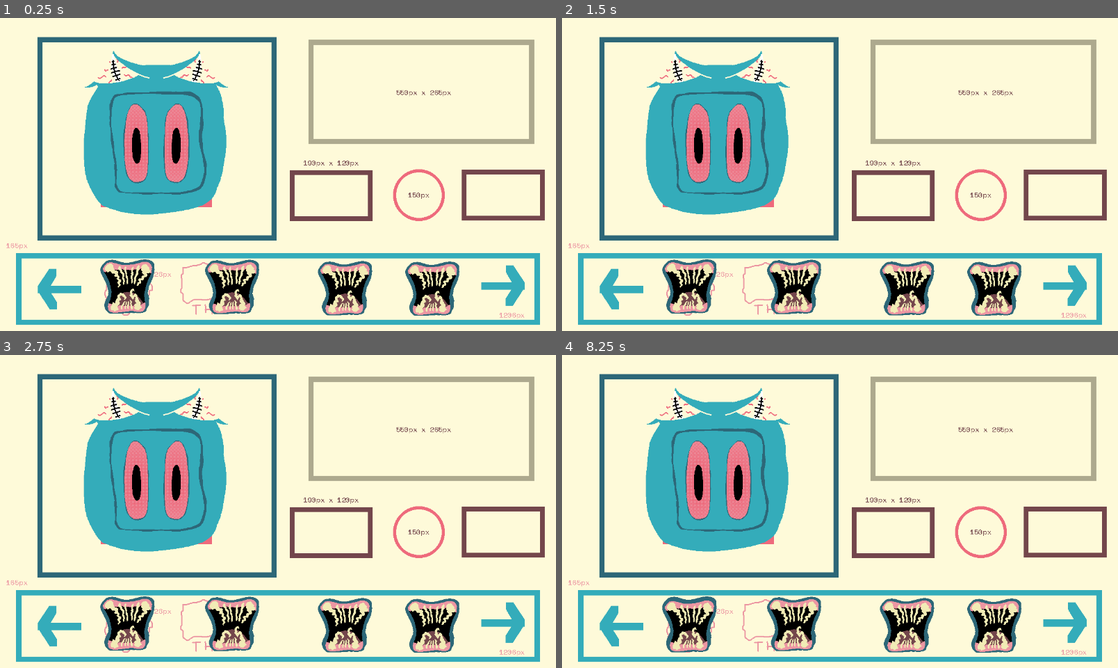
Above: before the commit, frames 1-4 (two rows, left to right).
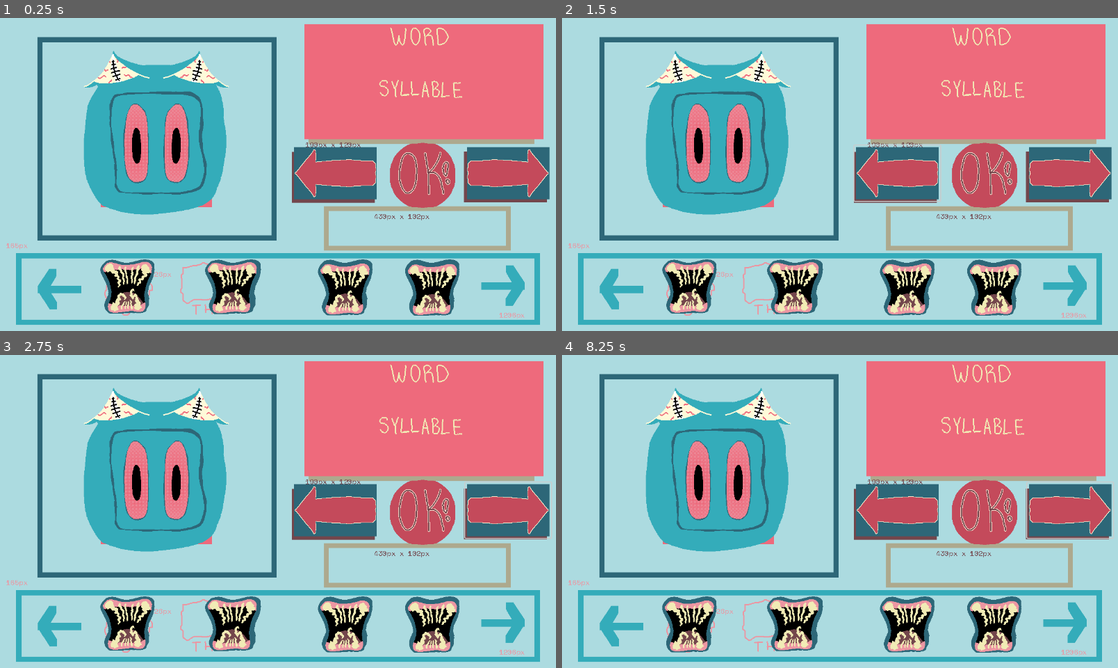
Above: after the commit, the same moments.

Repository: sym-z/speech-and-spell
Game: Godot game, scene res://scenes/load_scene.tscn
The game is run twice, just before and just after one commit, with the same random seed, the same clock (stepped at 60 frames per second) and the same inputs.
Inputs (mouse positions are in pixels of both pictures, inside the frame that each line leads up to):
- Up to frame 1 (0.25 s): no input
- Up to frame 2 (1.5 s): click (984, 174) at 0.52 s; click (895, 174) at 1.27 s
- Up to frame 3 (2.75 s): click (505, 511) at 2.02 s
- Up to frame 4 (8.25 s): click (984, 511) at 2.77 s; click (895, 511) at 3.52 s; click (1067, 511) at 4.27 s; click (984, 511) at 5.02 s; click (895, 511) at 5.77 s; click (1067, 511) at 6.52 s; tap Enter at 7.25 s; move the mouse to (717, 473) at 7.27 s; click (717, 473) at 7.42 s; tap Space at 8 s; move the mouse to (689, 624) at 8.02 s; click (689, 624) at 8.17 s

The runs differ from the first frame. In frame 1, 76% of the frame differs, in the area x 0-100%, y 0-100%; in frame 2, 76%; in frame 3, 76%; in frame 4, 76%.

Commit message:
Snappy mouth plugging. Assets and okay button.

Diff:
--- a/game-code/speech-and-spell/scenes/build_scene.tscn
+++ b/game-code/speech-and-spell/scenes/build_scene.tscn
@@ -1,11 +1,15 @@
-[gd_scene load_steps=9 format=3 uid="uid://o8dp7j6fxjhp"]
+[gd_scene load_steps=17 format=3 uid="uid://o8dp7j6fxjhp"]
 
 [ext_resource type="Script" path="res://scripts/build_scene.gd" id="1_2b11n"]
 [ext_resource type="Texture2D" uid="uid://cclt0up3nbif2" path="res://sprites/speech-assembly-sketch.png" id="2_efu6d"]
 [ext_resource type="Texture2D" uid="uid://c3ua88sal7kvc" path="res://sprites/creature_viewport.png" id="3_yyw1m"]
 [ext_resource type="Texture2D" uid="uid://dgxdu6mmp4afx" path="res://sprites/empty-mouth.png" id="4_a5ed8"]
 [ext_resource type="PackedScene" uid="uid://d2qyyctn7xjl8" path="res://scenes/mouth.tscn" id="5_nb0vn"]
+[ext_resource type="Texture2D" uid="uid://ck0t3eosen2jn" path="res://sprites/a-e-i-LARGE.png" id="5_qmwkh"]
 [ext_resource type="PackedScene" uid="uid://uiyx6artcjr5" path="res://scenes/inventory_icon.tscn" id="5_w4rbx"]
+[ext_resource type="Texture2D" uid="uid://bxlnlqbn766dv" path="res://sprites/ok-button.png" id="8_1r0h1"]
+[ext_resource type="Texture2D" uid="uid://do5qrquopwv7e" path="res://sprites/arrow-button.png" id="9_bpilg"]
+[ext_resource type="Texture2D" uid="uid://dj40tsvsya2mn" path="res://sprites/word-display.png" id="10_t477v"]
 
 [sub_resource type="SpriteFrames" id="SpriteFrames_8tvbn"]
 animations = [{
@@ -18,11 +22,39 @@
 "speed": 5.0
 }]
 
+[sub_resource type="SpriteFrames" id="SpriteFrames_dssmm"]
+animations = [{
+"frames": [{
+"duration": 1.0,
+"texture": ExtResource("4_a5ed8")
+}],
+"loop": true,
+"name": &"default",
+"speed": 5.0
+}, {
+"frames": [{
+"duration": 1.0,
+"texture": ExtResource("5_qmwkh")
+}],
+"loop": true,
+"name": &"syllables",
+"speed": 5.0
+}]
+
 [sub_resource type="RectangleShape2D" id="RectangleShape2D_do33c"]
 size = Vector2(600, 490)
 
-[node name="Build Scene" type="Node2D"]
+[sub_resource type="StyleBoxEmpty" id="StyleBoxEmpty_8cvbu"]
+
+[sub_resource type="StyleBoxEmpty" id="StyleBoxEmpty_6kouv"]
+
+[sub_resource type="AnimatedTexture" id="AnimatedTexture_e0lv0"]
+pause = true
+frame_0/texture = ExtResource("8_1r0h1")
+
+[node name="Build Scene" type="Node2D" node_paths=PackedStringArray("viewportMouth")]
 script = ExtResource("1_2b11n")
+viewportMouth = NodePath("Creature Viewport/Mouth Align/Viewport Mouth")
 
 [node name="Reference Image" type="Sprite2D" parent="."]
 texture = ExtResource("2_efu6d")
@@ -36,43 +68,116 @@
 [node name="Mouth Align" type="Marker2D" parent="Creature Viewport"]
 position = Vector2(172, 112)
 
-[node name="Empty Mouth" type="Sprite2D" parent="Creature Viewport/Mouth Align"]
-texture = ExtResource("4_a5ed8")
+[node name="Viewport Mouth" type="AnimatedSprite2D" parent="Creature Viewport/Mouth Align"]
+sprite_frames = SubResource("SpriteFrames_dssmm")
 offset = Vector2(128, 128)
 
 [node name="Area2D" type="Area2D" parent="Creature Viewport"]
 
 [node name="CollisionShape2D" type="CollisionShape2D" parent="Creature Viewport/Area2D"]
+visible = false
 position = Vector2(300, 235)
 shape = SubResource("RectangleShape2D_do33c")
 
-[node name="Inventory Icons" type="Node2D" parent="."]
+[node name="Word Select" type="Control" parent="."]
+layout_mode = 3
+anchors_preset = 0
+offset_right = 40.0
+offset_bottom = 40.0
 
-[node name="Inventory Icon" parent="Inventory Icons" instance=ExtResource("5_w4rbx")]
+[node name="Buttons" type="Control" parent="Word Select"]
+anchors_preset = 0
+offset_left = 8.0
+offset_top = -13.0
+offset_right = 48.0
+offset_bottom = 27.0
+
+[node name="Okay Button" type="Button" parent="Word Select/Buttons"]
+layout_mode = 0
+offset_left = 886.0
+offset_top = 296.0
+offset_right = 1044.0
+offset_bottom = 454.0
+theme_override_constants/outline_size = 0
+theme_override_styles/focus = SubResource("StyleBoxEmpty_8cvbu")
+theme_override_styles/pressed = SubResource("StyleBoxEmpty_6kouv")
+icon = SubResource("AnimatedTexture_e0lv0")
+flat = true
+
+[node name="Arrows" type="Control" parent="Word Select/Buttons"]
+anchors_preset = 0
+offset_right = 40.0
+offset_bottom = 40.0
+
+[node name="Left Word Arrow" type="Button" parent="Word Select/Buttons/Arrows"]
+layout_mode = 0
+offset_left = 665.0
+offset_top = 306.0
+offset_right = 863.0
+offset_bottom = 434.0
+icon = ExtResource("9_bpilg")
+flat = true
+
+[node name="Right Word Arrow" type="Button" parent="Word Select/Buttons/Arrows"]
+layout_mode = 0
+offset_left = 1261.0
+offset_top = 434.0
+offset_right = 1459.0
+offset_bottom = 562.0
+scale = Vector2(-1, -1)
+icon = ExtResource("9_bpilg")
+flat = true
+
+[node name="Word Window Reference" type="Sprite2D" parent="."]
+position = Vector2(976, 147)
+texture = ExtResource("10_t477v")
+
+[node name="Inventory" type="Node2D" parent="."]
+
+[node name="Locations" type="Node2D" parent="Inventory"]
+
+[node name="Icon Location 1" type="Marker2D" parent="Inventory/Locations"]
 position = Vector2(293, 616)
 
-[node name="Icon Locations" type="Node2D" parent="."]
+[node name="Inventory Icon" parent="Inventory/Locations/Icon Location 1" instance=ExtResource("5_w4rbx")]
 
-[node name="Marker2D" type="Marker2D" parent="Icon Locations"]
+[node name="Icon Location 2" type="Marker2D" parent="Inventory/Locations"]
+position = Vector2(538, 616)
+
+[node name="Inventory Icon" parent="Inventory/Locations/Icon Location 2" instance=ExtResource("5_w4rbx")]
+
+[node name="Icon Location 3" type="Marker2D" parent="Inventory/Locations"]
+position = Vector2(795, 616)
+
+[node name="Inventory Icon" parent="Inventory/Locations/Icon Location 3" instance=ExtResource("5_w4rbx")]
+
+[node name="Icon Location 4" type="Marker2D" parent="Inventory/Locations"]
+position = Vector2(995, 616)
+
+[node name="Inventory Icon" parent="Inventory/Locations/Icon Location 4" instance=ExtResource("5_w4rbx")]
+
+[node name="Mouth" parent="Inventory" node_paths=PackedStringArray("homePosition") instance=ExtResource("5_nb0vn")]
 position = Vector2(293, 616)
+homePosition = NodePath("../Locations/Icon Location 1")
 
-[node name="Mouth Inventory" type="Node2D" parent="."]
+[node name="Mouth2" parent="Inventory" node_paths=PackedStringArray("homePosition") instance=ExtResource("5_nb0vn")]
+position = Vector2(534, 617)
+homePosition = NodePath("../Locations/Icon Location 2")
 
-[node name="Mouth" parent="Mouth Inventory" instance=ExtResource("5_nb0vn")]
-position = Vector2(293, 616)
+[node name="Mouth3" parent="Inventory" node_paths=PackedStringArray("homePosition") instance=ExtResource("5_nb0vn")]
+position = Vector2(794, 620)
+homePosition = NodePath("../Locations/Icon Location 3")
 
-[node name="Mouth2" parent="Mouth Inventory" instance=ExtResource("5_nb0vn")]
-position = Vector2(534, 617)
-
-[node name="Mouth3" parent="Mouth Inventory" instance=ExtResource("5_nb0vn")]
-position = Vector2(794, 620)
-
-[node name="Mouth4" parent="Mouth Inventory" instance=ExtResource("5_nb0vn")]
+[node name="Mouth4" parent="Inventory" node_paths=PackedStringArray("homePosition") instance=ExtResource("5_nb0vn")]
 position = Vector2(995, 621)
+homePosition = NodePath("../Locations/Icon Location 4")
 
 [connection signal="mouse_entered" from="Creature Viewport/Area2D" to="." method="_on_area_2d_mouse_entered"]
 [connection signal="mouse_exited" from="Creature Viewport/Area2D" to="." method="_on_area_2d_mouse_exited"]
-[connection signal="beingHeld" from="Mouth Inventory/Mouth" to="." method="_on_mouth_being_held"]
-[connection signal="beingHeld" from="Mouth Inventory/Mouth2" to="." method="_on_mouth_being_held"]
-[connection signal="beingHeld" from="Mouth Inventory/Mouth3" to="." method="_on_mouth_being_held"]
-[connection signal="beingHeld" from="Mouth Inventory/Mouth4" to="." method="_on_mouth_being_held"]
+[connection signal="button_up" from="Word Select/Buttons/Okay Button" to="." method="_on_okay_button_button_up"]
+[connection signal="button_up" from="Word Select/Buttons/Arrows/Left Word Arrow" to="." method="_on_left_word_arrow_button_up"]
+[connection signal="button_up" from="Word Select/Buttons/Arrows/Right Word Arrow" to="." method="_on_right_word_arrow_button_up"]
+[connection signal="beingHeld" from="Inventory/Mouth" to="." method="_on_mouth_being_held"]
+[connection signal="beingHeld" from="Inventory/Mouth2" to="." method="_on_mouth_being_held"]
+[connection signal="beingHeld" from="Inventory/Mouth3" to="." method="_on_mouth_being_held"]
+[connection signal="beingHeld" from="Inventory/Mouth4" to="." method="_on_mouth_being_held"]
--- a/game-code/speech-and-spell/scenes/mouth.gd
+++ b/game-code/speech-and-spell/scenes/mouth.gd
@@ -1,10 +1,11 @@
 extends AnimatedSprite2D
 
+@export var homePosition : Marker2D
 
 ## When player mouses over the mouth
 var isHovering : bool = false;
 func _on_area_2d_mouse_entered():
-	if(!Globals.CARRYING_MOUTH):
+	if(!Globals.carryingMouth):
 		isHovering = true;
 func _on_area_2d_mouse_exited():
 	isHovering = false;
@@ -17,18 +18,14 @@
 			leftMouseDown = true;
 		else:
 			leftMouseDown = false;
-			Globals.CARRYING_MOUTH = false;
+
 
 signal beingHeld
 func _process(delta):
-	if isHovering and leftMouseDown:
-		Globals.CARRYING_MOUTH = true;
+	if isHovering and leftMouseDown and !Globals.mouthPlugged:
+		Globals.carryingMouth = true;
 		beingHeld.emit($".")
 		position = get_viewport().get_mouse_position()
-	if Globals.CARRYING_MOUTH and leftMouseDown and $"." == Globals.CURR_MOUTH:
+	if Globals.carryingMouth and leftMouseDown and $"." == Globals.currMouth:
 		position = get_viewport().get_mouse_position()
 		beingHeld.emit($".")
-
-## When the player carries the mouth in and out of the mouth zone. To enlarge the mouth etc.
-func switch_animations(anim : String):
-	animation = anim
--- a/game-code/speech-and-spell/scenes/mouth.tscn
+++ b/game-code/speech-and-spell/scenes/mouth.tscn
@@ -33,6 +33,7 @@
 [node name="Area2D" type="Area2D" parent="."]
 
 [node name="CollisionShape2D" type="CollisionShape2D" parent="Area2D"]
+visible = false
 position = Vector2(0, 4)
 shape = SubResource("RectangleShape2D_jmtw1")
 
--- a/game-code/speech-and-spell/scripts/Globals.gd
+++ b/game-code/speech-and-spell/scripts/Globals.gd
@@ -1,7 +1,8 @@
 extends Node
 ## TO SYNC THE MENU WITH THE MOUSE
-var CARRYING_MOUTH : bool = false;
-var CURR_MOUTH : AnimatedSprite2D
+var carryingMouth : bool = false;
+var currMouth : AnimatedSprite2D
+var mouthPlugged : bool = false;
 # Called when the node enters the scene tree for the first time.
 func _ready():
 
--- a/game-code/speech-and-spell/scripts/build_scene.gd
+++ b/game-code/speech-and-spell/scripts/build_scene.gd
@@ -1,28 +1,52 @@
 extends Node2D
 
-# Called when the node enters the scene tree for the first time.
+@export var viewportMouth : AnimatedSprite2D
+## Is the mouse cursor in the window?
+var insideWindow : bool = false;
+
 func _ready():
 	print("Build")
-	pass # Replace with function body.
 
 
-# Called every frame. 'delta' is the elapsed time since the previous frame.
-func _process(_delta):
-	pass
+func _input(event):
+	if event is InputEventMouseButton and event.button_index == 1 and event.is_released() and Globals.carryingMouth and !Globals.mouthPlugged:
+		Globals.carryingMouth = false;
+		if insideWindow:
+			Globals.mouthPlugged = true;
+
+			Globals.currMouth.position = Globals.currMouth.homePosition.position
+			Globals.currMouth.animation = "default"
+
+			viewportMouth.animation = "syllables"
+			viewportMouth.frame = Globals.currMouth.frame
+			print("PLOP!")
 
 
 func _on_area_2d_mouse_entered():
-	if(Globals.CARRYING_MOUTH):
-		Globals.CURR_MOUTH.animation = "large"
+	insideWindow = true;
+	if(Globals.carryingMouth):
+		Globals.currMouth.animation = "large"
+
+func _on_area_2d_mouse_exited():
+	insideWindow = false;
+	if(Globals.carryingMouth):
+		Globals.currMouth.animation = "default"
+
+func _on_mouth_being_held(mouth):
+	Globals.currMouth = mouth;
+
+
+func _on_okay_button_button_up():
+	## TODO: Set viewport mouth to empty, advance syllable in word window
+	viewportMouth.animation = "default"
+	viewportMouth.frame = 0;
+
+	Globals.mouthPlugged = false;
+	print("Okay")
+
+
+func _on_left_word_arrow_button_up():
 	pass # Replace with function body.
 
-
-func _on_area_2d_mouse_exited():
-	if(Globals.CARRYING_MOUTH):
-		Globals.CURR_MOUTH.animation = "default"
+func _on_right_word_arrow_button_up():
 	pass # Replace with function body.
-
-
-func _on_mouth_being_held(mouth):
-	Globals.CURR_MOUTH = mouth;
-	pass # Replace with function body.
--- a/game-code/speech-and-spell/scripts/inventory_icon.gd
+++ b/game-code/speech-and-spell/scripts/inventory_icon.gd
@@ -10,7 +10,3 @@
 ## Changes frame to new index
 func refresh(newFrame : int):
 	frame = newFrame
-
-# Called every frame. 'delta' is the elapsed time since the previous frame.
-func _process(delta):
-	pass
Binary file removed: game-code/speech-and-spell/sprites/a-e-i.ase
Binary file added: game-code/speech-and-spell/sprites/arrow-button.png
Not shown, added: game-code/speech-and-spell/sprites/arrow-button.png.import
Binary file added: game-code/speech-and-spell/sprites/ok-button.png
Not shown, added: game-code/speech-and-spell/sprites/ok-button.png.import
Binary file changed: game-code/speech-and-spell/sprites/speech-assembly-sketch.png
Binary file added: game-code/speech-and-spell/sprites/toolbox-arrow.png
Not shown, added: game-code/speech-and-spell/sprites/toolbox-arrow.png.import
Binary file added: game-code/speech-and-spell/sprites/word-display.png
Not shown, added: game-code/speech-and-spell/sprites/word-display.png.import
Not shown, changed: assets/a-e-i.ase
Not shown, added: assets/arrow-button.ase
(and 4 more such lines)
